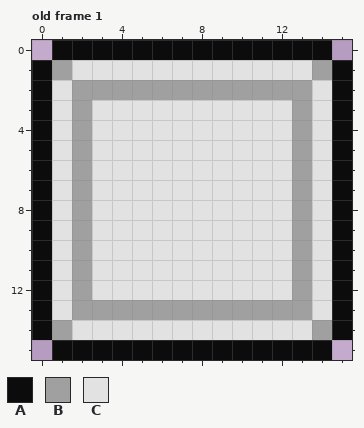
Edited in one commit: pixel-art file (.dev/gui/ui-base.aseprite). Above is the file before it was changed.
16x16 pixels, 1 frame. Shown: old frame 1.
Palette (. is transparent): A #0c0c0c  B #a0a0a0  C #e2e2e2
Pixels before, old frame 1, first column x 0:
 0 .AAAAAAAAAAAAAA.
 1 ABCCCCCCCCCCCCBA
 2 ACBBBBBBBBBBBBCA
 3 ACBCCCCCCCCCCBCA
 4 ACBCCCCCCCCCCBCA
 5 ACBCCCCCCCCCCBCA
 6 ACBCCCCCCCCCCBCA
 7 ACBCCCCCCCCCCBCA
 8 ACBCCCCCCCCCCBCA
 9 ACBCCCCCCCCCCBCA
10 ACBCCCCCCCCCCBCA
11 ACBCCCCCCCCCCBCA
12 ACBCCCCCCCCCCBCA
13 ACBBBBBBBBBBBBCA
14 ABCCCCCCCCCCCCBA
15 .AAAAAAAAAAAAAA.
Once edited:
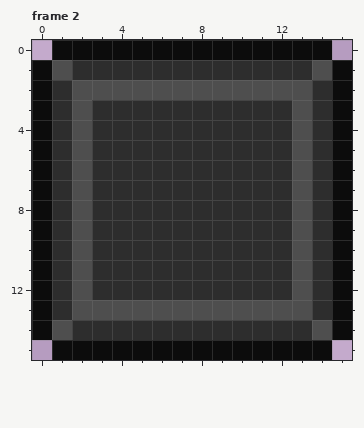
A new or re-ordered frame is compared with the old frame closest to it.
The edit:
frames 1 -> 2
colour B: #a0a0a0 -> #4e4e4e
colour C: #e2e2e2 -> #2d2d2d
Boxes around the changes in both pictures, in picture pixels (x1, y1, x2, y2):
changed: (52, 60, 332, 340)
